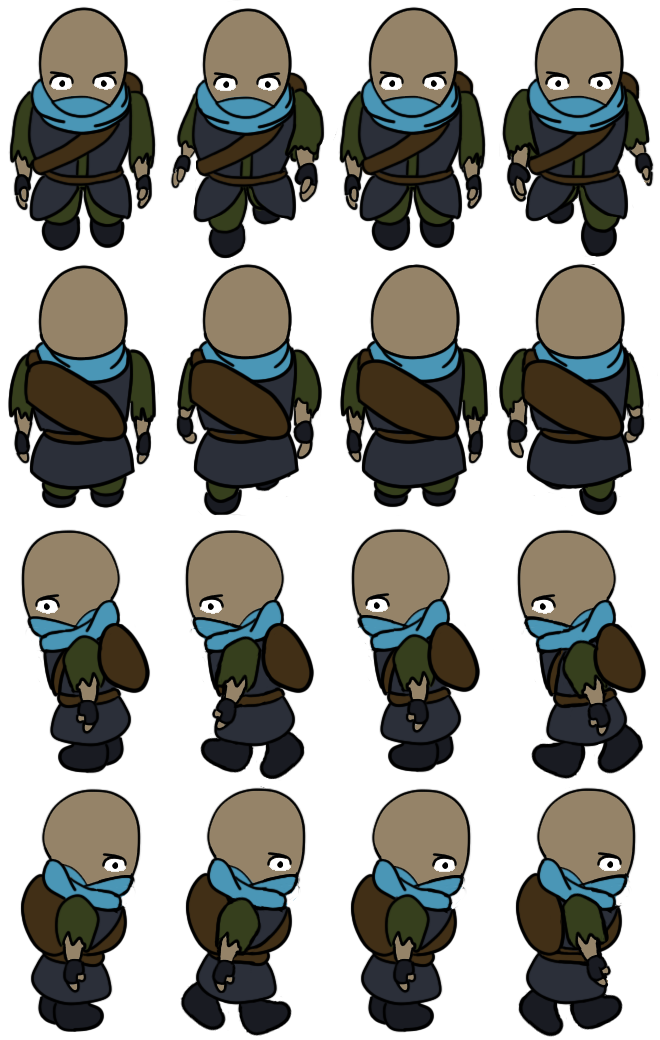
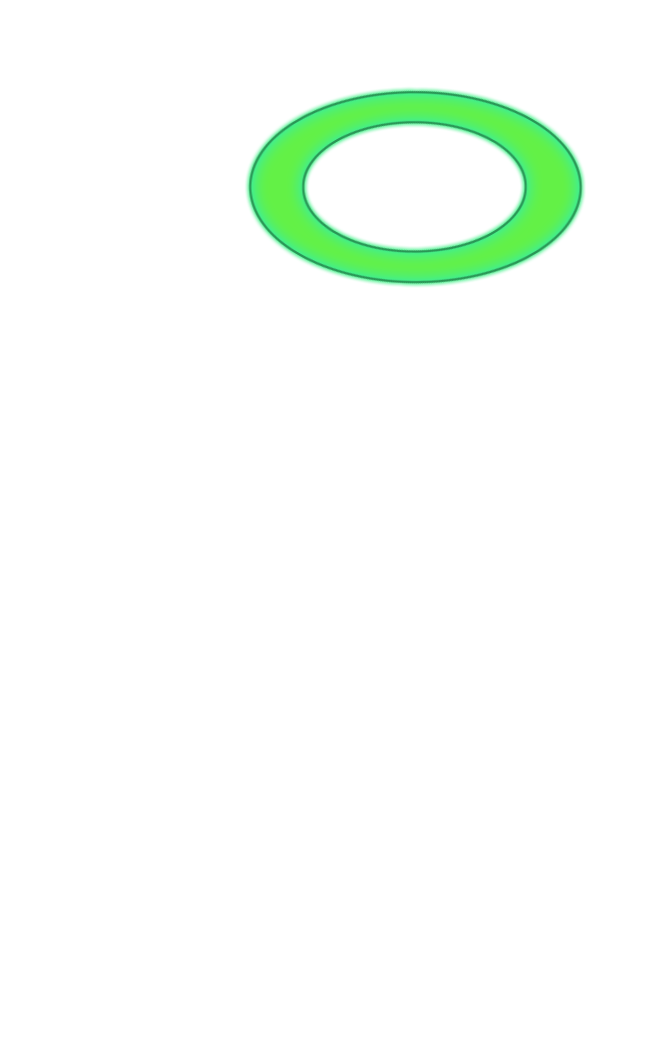
Layered file, before and after one edit (660x1040). Changes by layer:
added group "Selected" with 4 layers above "casque" over [103,0,658,1025]
added layer "Calque 6" in group "Selected" over [244,86,586,288]
added layer "Calque 5" (34%) in group "Selected" over [248,90,583,285]
added layer "Fond 5" (85%) in group "Selected" over [249,91,581,283]
renamed "espace" to "marche", hid the group it (3 layers) over [7,0,658,1037]
showed "Arrière-plan" over [7,0,658,1037]
